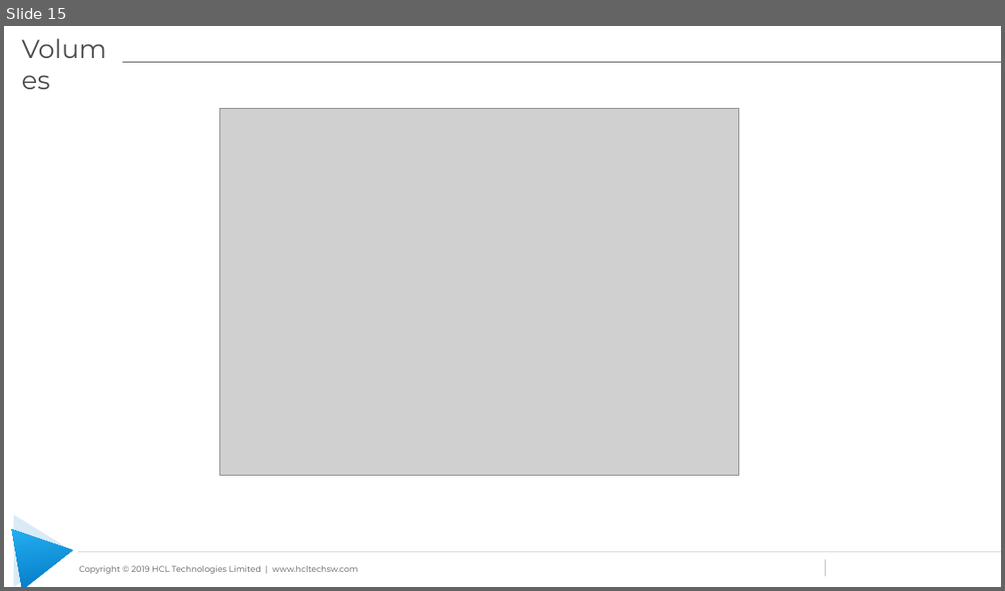
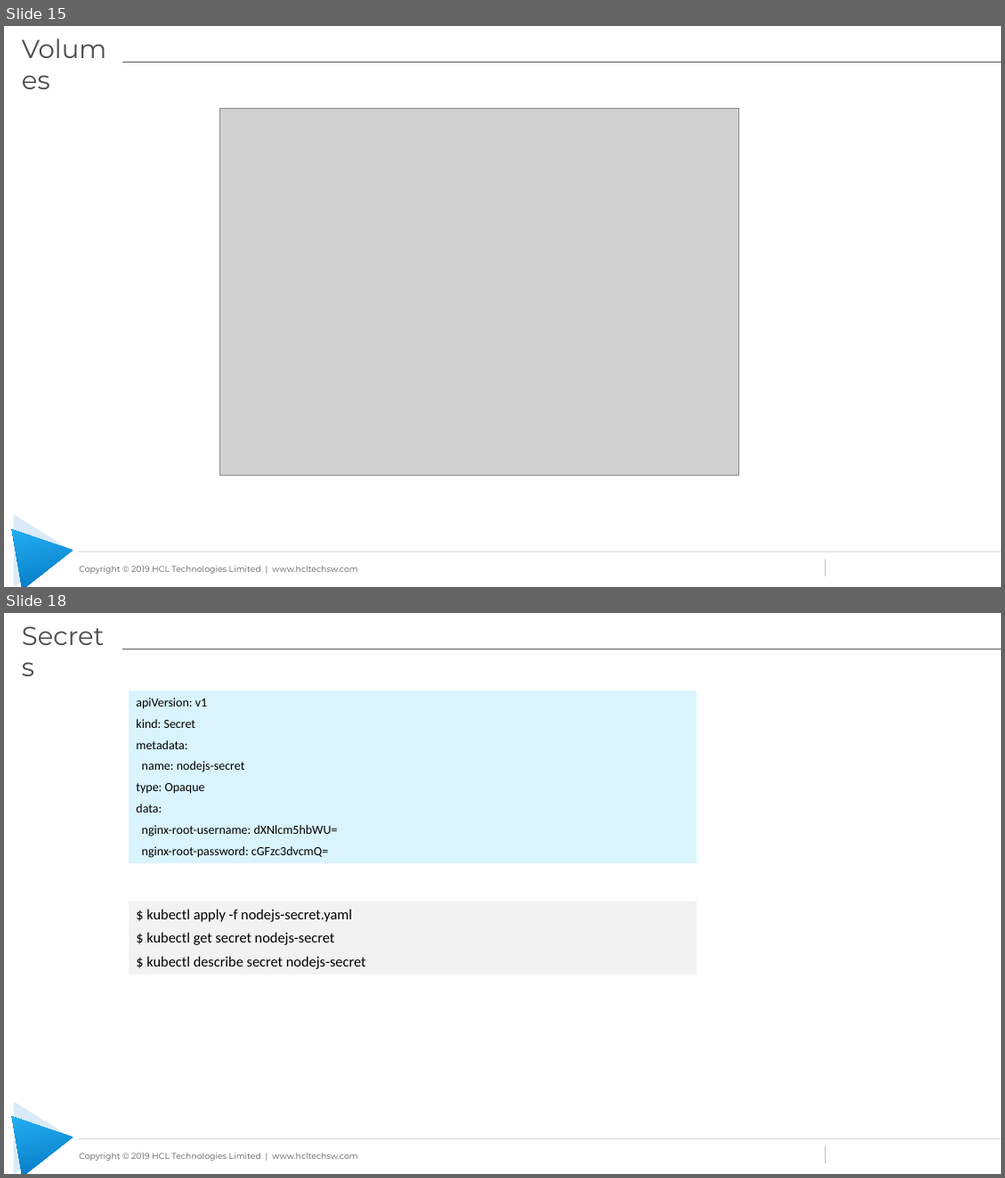
Before and after one commit to learning-zone/docker-and-kubernetes-basics, a slide deck: kubernetes-workshop-files/Kubernetes_Workshop.pptx. Shown one above the other, each under a label of ours: slide 15 before the commit, slides 15 and 18 after it; the slides between them are not shown. The pictures are 1005x591 and 1005x1178 pixels, drawn with LibreOffice and Linux fonts; fonts in the diff are those of the drawing; grey boxes stand for pictures; background and template pictures are left out. Boxes give left, top, right and bottom in pixels: in the first picture for what was removed or moved away, otherwise in the second. Text is boxed around its words. In the diff, an @@ line names an element or a change of style, - is before the commit and + after.

```diff
--- a/kubernetes-workshop-files/Kubernetes_Workshop.pptx
+++ b/kubernetes-workshop-files/Kubernetes_Workshop.pptx
@@ slide 18 added at (4, 613, 1001, 1174), background #FFFFFF; not listed: 6 template elements that a slide beside it also shows @@
@@ title added at (15, 616, 123, 667), 25 pt, text #4B4B4B @@
+Secrets
@@ rectangle added at (129, 690, 697, 863), fill #DAF4FD, 12 pt, text #000000 @@
+apiVersion: v1
+kind: Secret
+metadata:
+name: nodejs-secret
+type: Opaque
+data:
+nginx-root-username: dXNlcm5hbWU=
+nginx-root-password: cGFzc3dvcmQ=
@@ rectangle added at (129, 900, 697, 974), fill #F2F2F2, 14 pt, text #000000 @@
+$ kubectl apply -f nodejs-secret.yaml
+$ kubectl get secret nodejs-secret
+$ kubectl describe secret nodejs-secret
```
Also in this commit, not shown: 9 slides changed, 3 other slides added.
